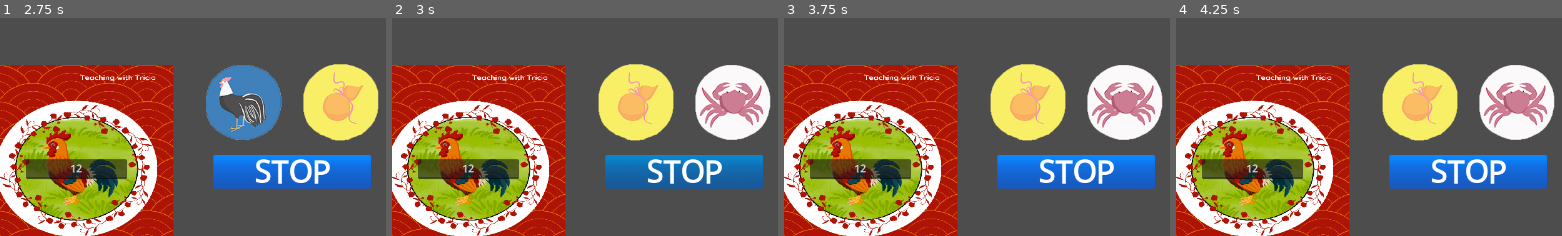
Above: before the commit, frames 1-4 (left to right).
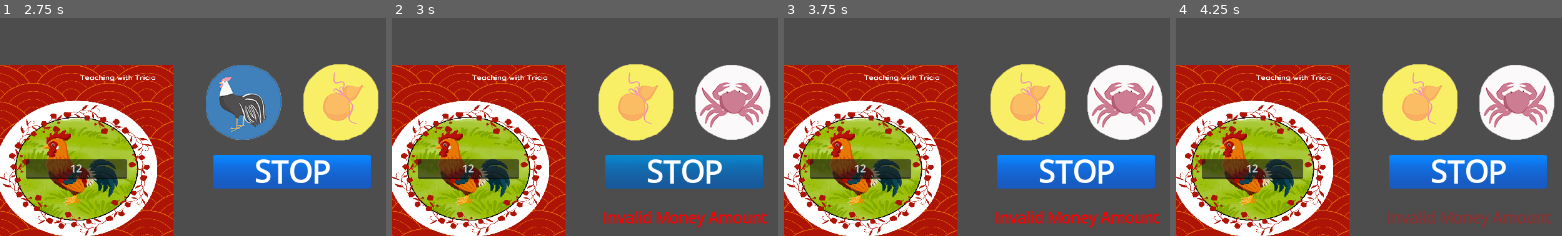
Above: after the commit, the same moments.

Repository: revvmp/Brackeys-Game-Jam-2025.2
Game: Godot game, scene res://mini_games/bau_cua_cap_cop/BauCuaCaCop.tscn
Two runs of this game, one before a commit and one after it. Both use one fixed random seed, a clock stepped at 60 frames per second and the inputs below. This scene is started directly instead of the project's main scene.
Inputs (mouse positions are % of the whole screen's width and height, from its top left):
- Up to frame 1 (2.75 s): click (37, 47) at 0.52 s; type "12" at 0.6 s; click (60, 47) at 0.75 s; type "12" at 0.83 s; click (14, 81) at 0.98 s; type "12" at 1.07 s; click (37, 81) at 1.27 s; type "12" at 1.35 s; click (60, 81) at 1.5 s; type "12" at 1.58 s; type "STOP" at 2 s
- Up to frame 2 (3 s): move the mouse to (88, 48) at 2.77 s; click (88, 48) at 2.85 s
- Up to frame 3 (3.75 s): tap Enter at 3.5 s; move the mouse to (31, 55) at 3.52 s; click (31, 55) at 3.6 s
- Up to frame 4 (4.25 s): no input
The pictures show only the part of the screen within x 50-100%, y 13-62%; the shares and areas given below are measured in that part.

Frame 1 is identical in both runs. In frame 2, 1.2% of the frame differs, in the area x 54-98%, y 88-97%; in frame 3, 1.2%; in frame 4, 0.9%.

Commit message:
FEAT: Add fading text

Diff:
--- a/mini_games/bau_cua_cap_cop/BauCuaCaCop.tscn
+++ b/mini_games/bau_cua_cap_cop/BauCuaCaCop.tscn
@@ -1,10 +1,11 @@
-[gd_scene load_steps=6 format=3 uid="uid://dtw5jmb27tqei"]
+[gd_scene load_steps=7 format=3 uid="uid://dtw5jmb27tqei"]
 
 [ext_resource type="PackedScene" uid="uid://drwxs4k2eesso" path="res://mini_games/bau_cua_cap_cop/objects/Board.tscn" id="1_3vh24"]
 [ext_resource type="Script" uid="uid://cmx84b41beco0" path="res://mini_games/bau_cua_cap_cop/bau_cua_ca_cop.gd" id="1_lg8dq"]
 [ext_resource type="PackedScene" uid="uid://cdkt2fgsqb1ef" path="res://main_menu/main_menu_nodes/MoneyDisplay.tscn" id="2_8v87c"]
 [ext_resource type="PackedScene" uid="uid://0s2bpo3yt4l5" path="res://mini_games/bau_cua_cap_cop/objects/BauCuaCaCopDice.tscn" id="3_8mrat"]
 [ext_resource type="PackedScene" uid="uid://ciw5y7vn8jq1c" path="res://mini_games/bau_cua_cap_cop/objects/BauCuaCaCopRollButton.tscn" id="4_eaobg"]
+[ext_resource type="PackedScene" uid="uid://c7s0yfmvyas0m" path="res://ui/FadingText.tscn" id="6_xydmx"]
 
 [node name="BauCuaCaCop" type="Node2D"]
 script = ExtResource("1_lg8dq")
@@ -30,5 +31,8 @@
 [node name="BauCuaCaCopDice" parent="." instance=ExtResource("3_8mrat")]
 position = Vector2(1085, 231)
 
+[node name="FadingText" parent="." instance=ExtResource("6_xydmx")]
+position = Vector2(952, 399)
+
 [connection signal="dice_roll_result" from="BauCuaCaCopDice" to="." method="_on_bau_cua_ca_cop_dice_dice_roll_result"]
 [connection signal="dice_roll_result" from="BauCuaCaCopDice" to="Board" method="_on_bau_cua_ca_cop_dice_dice_roll_result"]
--- a/mini_games/bau_cua_cap_cop/objects/Board.tscn
+++ b/mini_games/bau_cua_cap_cop/objects/Board.tscn
@@ -11,7 +11,7 @@
 scale = Vector2(0.441, 0.371994)
 texture = ExtResource("1_gc4jt")
 
-[node name="DeerSLot" parent="." instance=ExtResource("3_q3i0d")]
+[node name="DeerSlot" parent="." instance=ExtResource("3_q3i0d")]
 position = Vector2(-279, -96)
 scale = Vector2(1.02713, 0.840237)
 
--- a/mini_games/bau_cua_cap_cop/objects/bau_cua_ca_cop_roll_button.gd
+++ b/mini_games/bau_cua_cap_cop/objects/bau_cua_ca_cop_roll_button.gd
@@ -1,6 +1,8 @@
 extends "res://ui/button.gd"
 
 @onready var dice = $"../BauCuaCaCopDice"
+@onready var fading_text = $"../FadingText"
 
 func on_mouse_pressed():
+	fading_text.display_text("Invalid Money Amount", Color.RED)
 	dice.roll()
--- /dev/null
+++ b/ui/FadingText.tscn
@@ -0,0 +1,22 @@
+[gd_scene load_steps=2 format=3 uid="uid://c7s0yfmvyas0m"]
+
+[ext_resource type="Script" uid="uid://cguga11yj78vv" path="res://ui/fading_text.gd" id="1_7haqx"]
+
+[node name="FadingText" type="Node2D"]
+script = ExtResource("1_7haqx")
+
+[node name="Text" type="Label" parent="."]
+modulate = Color(1, 1, 1, 0)
+anchors_preset = 8
+anchor_left = 0.5
+anchor_top = 0.5
+anchor_right = 0.5
+anchor_bottom = 0.5
+offset_right = 180.0
+offset_bottom = 22.3333
+grow_horizontal = 2
+grow_vertical = 2
+scale = Vector2(1.5, 1.5)
+text = "Message Here"
+horizontal_alignment = 1
+autowrap_mode = 2
--- /dev/null
+++ b/ui/fading_text.gd
@@ -0,0 +1,14 @@
+extends Node2D
+
+@onready var label: Label = $Text
+
+func display_text(text: String, color: Color):
+	label.text = text
+
+	# Set color of text
+	label.modulate = color
+
+	var tween = create_tween()
+
+	tween.tween_property(label, "modulate:a", 1, 1)
+	tween.tween_property(label, "modulate:a", 0, 0.5)
Not shown, added: ui/fading_text.gd.uid
